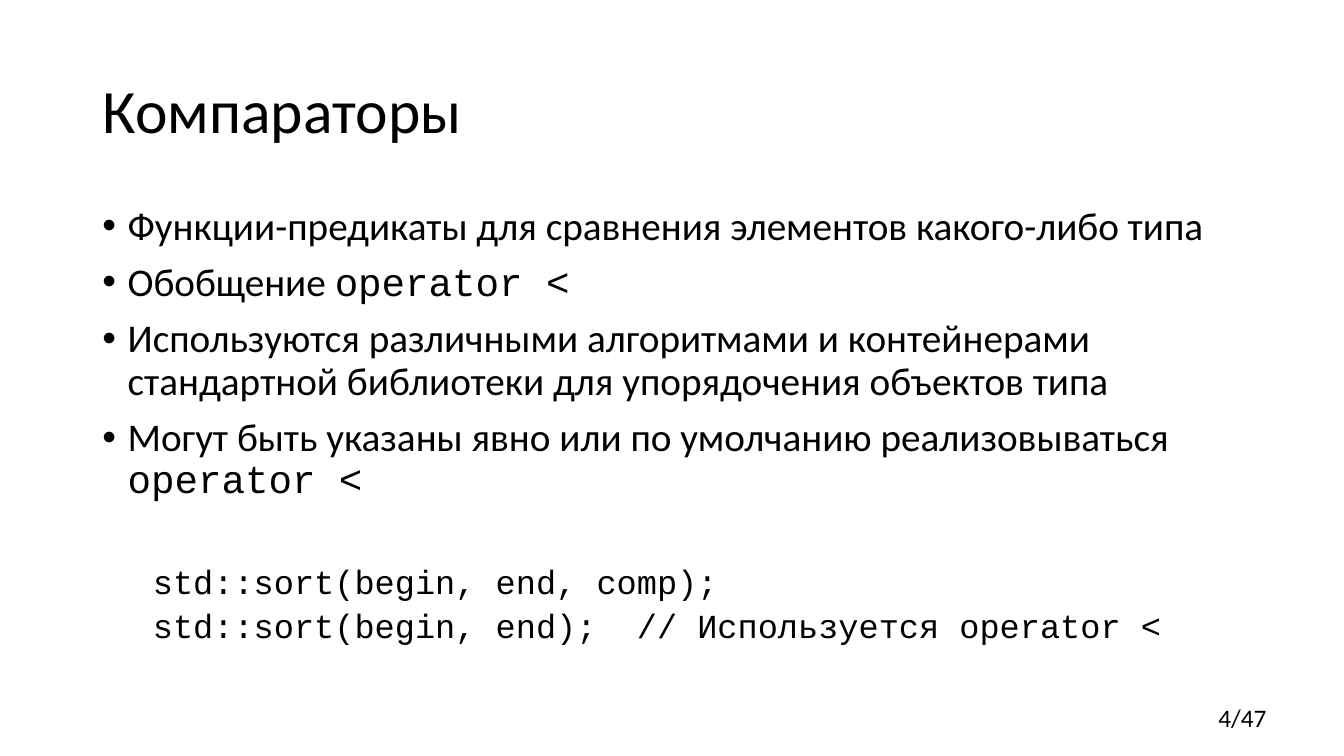
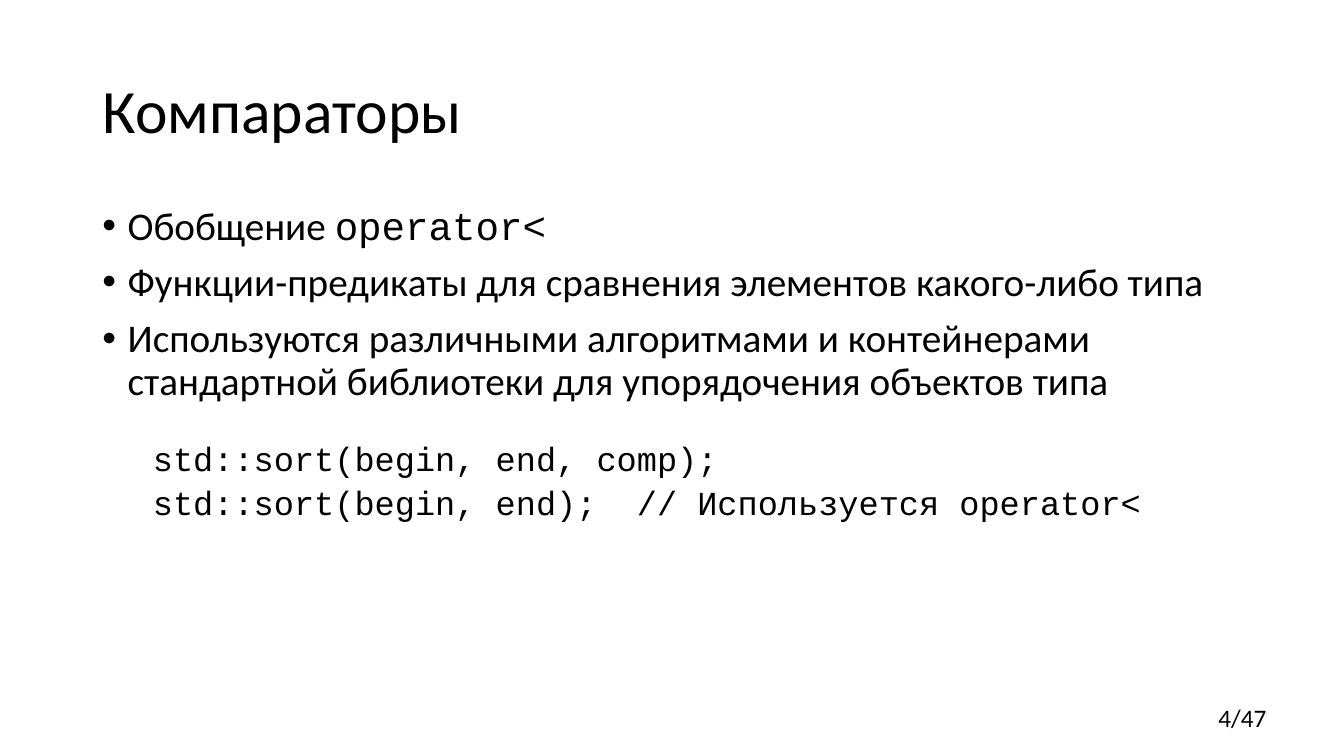
Before and after one commit to yugr/CppRussia, a slide deck: slide 4 of 2023/RU.pptx. Drawn at 1344x756 pixels with LibreOffice and Linux fonts; fonts in the diff are those of the drawing. Boxes give left, top, right and bottom in pixels: in the first picture for what was removed or moved away, otherwise in the second. Text is boxed around its words. In the diff, an @@ line names an element or a change of style, - is before the commit and + after.

```diff
--- a/2023/RU.pptx
+++ b/2023/RU.pptx
@@ text at [128,213,546,248]: paragraph added @@
+• Обобщение operator<
@@ text at [128,269,523,304]: paragraph removed @@
-• Обобщение operator <
@@ text at [128,424,1169,501]: paragraph removed @@
-• Могут быть указаны явно или по умолчанию реализовываться operator <
@@ text at [153,490,1141,522]: spaces changed @@
-  std::sort(begin, end); // Используется operator <
+  std::sort(begin, end); // Используется operator<
```
Also in this commit, not shown: 17 other slides changed, 3 slides added.
